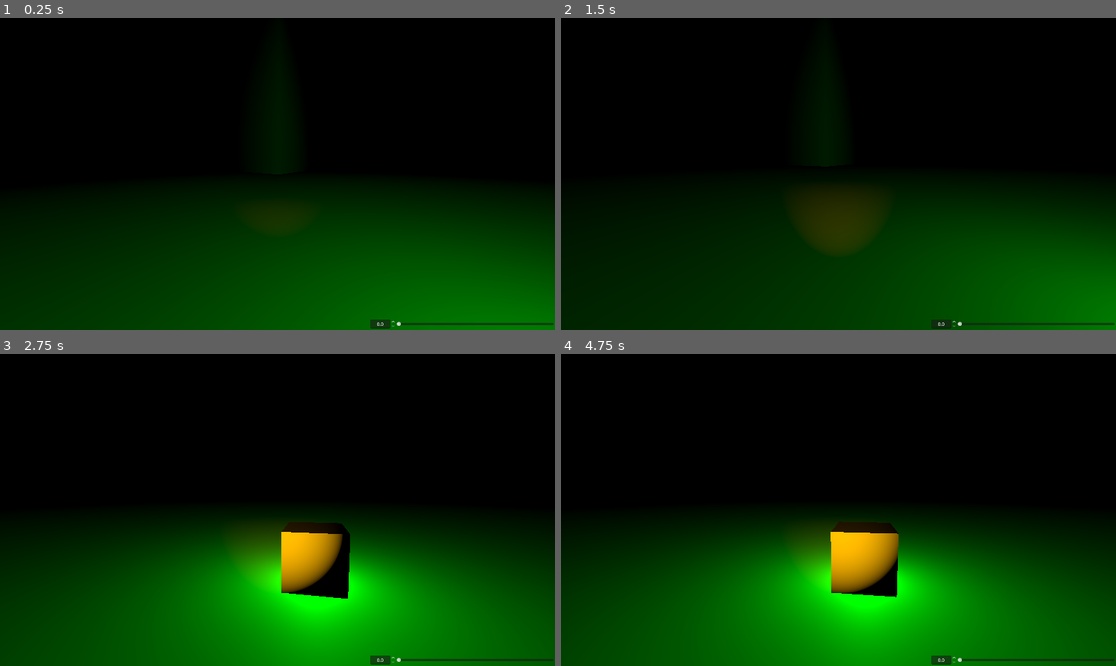
Above: before the commit, frames 1-4 (two rows, left to right).
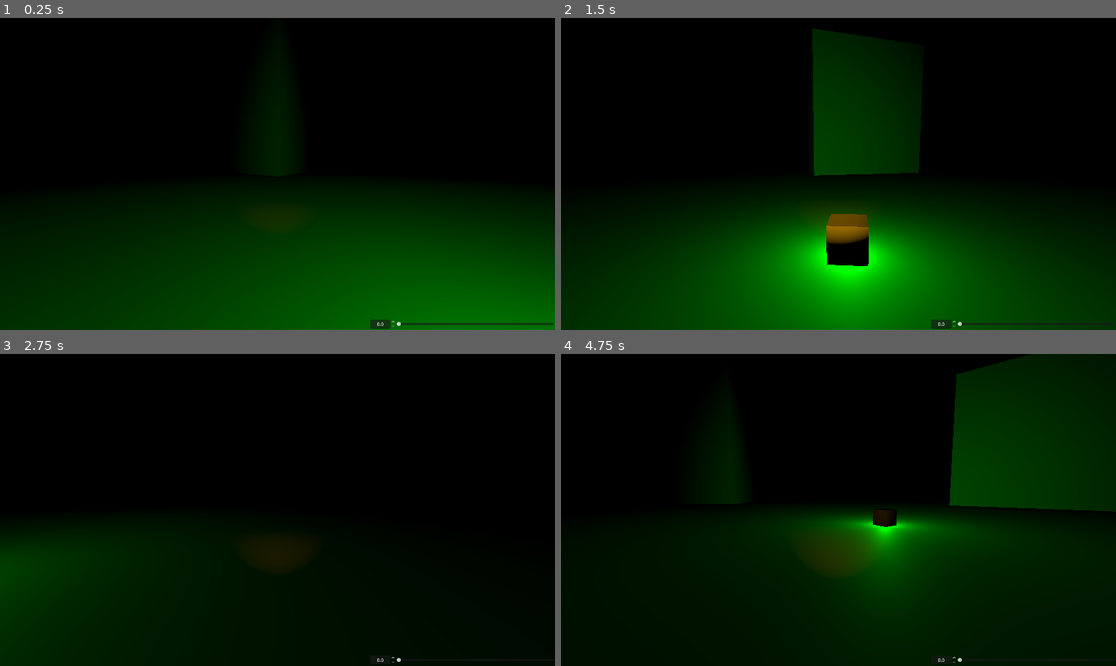
Above: after the commit, the same moments.

Repository: Sammaeliusz/PC-Repo
Game: Godot game, scene res://control.tscn
Same seed, same stepped clock (60 frames per second), same inputs: the game is played once before the commit and once after it.
Inputs:
- Up to frame 1 (0.25 s): no input
- Up to frame 2 (1.5 s): tap Enter at 0.5 s; hold Right (move_right, bound only after the commit) 0.53-1.28 s; hold S (move_backward, bound only after the commit) from 1.28 s (still down)
- Up to frame 3 (2.75 s): release S (move_backward, bound only after the commit) at 2.03 s; hold Right (move_right, bound only after the commit) from 2.03 s (still down)
- Up to frame 4 (4.75 s): release Right (move_right, bound only after the commit) at 2.78 s; hold W (move_forward, bound only after the commit) 2.78-3.53 s; tap Space at 3.5 s; hold Left (move_left, bound only after the commit) from 3.53 s (still down)

The runs differ from the first frame. In frame 1, less than 0.1% of the frame differs, in the area x 48-51%, y 49-51%; in frame 2, 29%; in frame 3, 37%; in frame 4, 53%, in the area x 0-100%, y 0-100%.

Commit message:
KS update

Diff:
--- a/GGUI/krzywe-światy/Controller.gd
+++ b/GGUI/krzywe-światy/Controller.gd
@@ -9,18 +9,7 @@
 const lin_speed : int = 10
 # Called every frame. 'delta' is the elapsed time since the previous frame.
 func _process(_delta: float) -> void:
+	var velocity = Input.get_vector( "move_right", "move_left", "move_backward", "move_forward")
+	angular_velocity = Vector3(0,ang_speed*velocity.x,0)
+	linear_velocity = Vector3(velocity.y*lin_speed*-cos(rotation.y), 0,velocity.y*lin_speed*sin(rotation.y))
 	pass
-func _unhandled_input(event)->void:
-	if event is InputEventKey:
-		if event.pressed:
-			print(rotation)
-			if event.keycode == KEY_RIGHT:
-				angular_velocity = Vector3(0,-1*ang_speed,0)
-			elif(event.keycode == KEY_LEFT):
-				angular_velocity = Vector3(0,ang_speed,0)
-			elif(event.keycode == KEY_UP):
-				linear_velocity = Vector3(lin_speed*-cos(rotation.y), 0,lin_speed*sin(rotation.y))
-			elif(event.keycode == KEY_DOWN):
-				linear_velocity = Vector3(lin_speed*cos(rotation.y), 0,lin_speed*-sin(rotation.y))
-		else:
-			angular_velocity = Vector3(0,0,0)
--- a/GGUI/krzywe-światy/Prefabs/Building/budynek.tscn
+++ b/GGUI/krzywe-światy/Prefabs/Building/budynek.tscn
@@ -2,23 +2,7 @@
 
 [ext_resource type="Script" uid="uid://crfi5dpqdl87p" path="res://Prefabs/Resizer.gd" id="1_pquve"]
 
-[sub_resource type="Gradient" id="Gradient_c8jhs"]
-interpolation_mode = 2
-offsets = PackedFloat32Array(0, 0.8191882, 1)
-colors = PackedColorArray(0, 0, 0, 1, 0.9629789, 0.9629789, 0.9629789, 1, 1, 1, 1, 1)
-
-[sub_resource type="GradientTexture2D" id="GradientTexture2D_2d2cx"]
-gradient = SubResource("Gradient_c8jhs")
-fill_from = Vector2(0.3931624, 0.88461536)
-fill_to = Vector2(0.93162394, 0.13247864)
-
-[sub_resource type="StandardMaterial3D" id="StandardMaterial3D_xsuxa"]
-blend_mode = 1
-albedo_color = Color(0, 0.5058824, 0.80784315, 1)
-albedo_texture = SubResource("GradientTexture2D_2d2cx")
-
 [sub_resource type="BoxMesh" id="BoxMesh_gcxk6"]
-material = SubResource("StandardMaterial3D_xsuxa")
 
 [sub_resource type="BoxShape3D" id="BoxShape3D_v2sh2"]
 
--- a/GGUI/krzywe-światy/control.tscn
+++ b/GGUI/krzywe-światy/control.tscn
@@ -33,7 +33,12 @@
 
 [node name="Node3D" type="Node3D" unique_id=689650400]
 
-[node name="Budynek" parent="." unique_id=2131609820 instance=ExtResource("1_ee4bf")]
+[node name="Budynek2" parent="." unique_id=2131609820 instance=ExtResource("1_ee4bf")]
+transform = Transform3D(0.3157482, 0, -0.948843, 0, 1, 0, 0.948843, 0, 0.3157482, 0, 2.2694988, -29.309666)
+metadata/Scale = 15.0
+metadata/Height = 2
+
+[node name="Budynek" parent="." unique_id=1640971299 instance=ExtResource("1_ee4bf")]
 transform = Transform3D(0.8110944, 0, -0.5849153, 0, 1, 0, 0.5849153, 0, 0.8110944, -33.04, 0.5, 4.43)
 metadata/Scale = 10.0
 metadata/Height = 5
--- a/GGUI/krzywe-światy/project.godot
+++ b/GGUI/krzywe-światy/project.godot
@@ -65,6 +65,37 @@
 window/size/viewport_width=1920
 window/size/viewport_height=1080
 
+[input]
+
+move_left={
+"deadzone": 0.2,
+"events": [Object(InputEventKey,"resource_local_to_scene":false,"resource_name":"","device":16,"window_id":0,"alt_pressed":false,"shift_pressed":false,"ctrl_pressed":false,"meta_pressed":false,"pressed":false,"keycode":0,"physical_keycode":4194319,"key_label":0,"unicode":0,"location":0,"echo":false,"script":null)
+, Object(InputEventKey,"resource_local_to_scene":false,"resource_name":"","device":-1,"window_id":0,"alt_pressed":false,"shift_pressed":false,"ctrl_pressed":false,"meta_pressed":false,"pressed":false,"keycode":0,"physical_keycode":65,"key_label":0,"unicode":97,"location":0,"echo":false,"script":null)
+, Object(InputEventJoypadMotion,"resource_local_to_scene":false,"resource_name":"","device":-1,"axis":0,"axis_value":-1.0,"script":null)
+]
+}
+move_right={
+"deadzone": 0.2,
+"events": [Object(InputEventKey,"resource_local_to_scene":false,"resource_name":"","device":-1,"window_id":0,"alt_pressed":false,"shift_pressed":false,"ctrl_pressed":false,"meta_pressed":false,"pressed":false,"keycode":0,"physical_keycode":4194321,"key_label":0,"unicode":0,"location":0,"echo":false,"script":null)
+, Object(InputEventKey,"resource_local_to_scene":false,"resource_name":"","device":-1,"window_id":0,"alt_pressed":false,"shift_pressed":false,"ctrl_pressed":false,"meta_pressed":false,"pressed":false,"keycode":0,"physical_keycode":68,"key_label":0,"unicode":100,"location":0,"echo":false,"script":null)
+, Object(InputEventJoypadMotion,"resource_local_to_scene":false,"resource_name":"","device":-1,"axis":0,"axis_value":1.0,"script":null)
+]
+}
+move_forward={
+"deadzone": 0.2,
+"events": [Object(InputEventKey,"resource_local_to_scene":false,"resource_name":"","device":-1,"window_id":0,"alt_pressed":false,"shift_pressed":false,"ctrl_pressed":false,"meta_pressed":false,"pressed":false,"keycode":0,"physical_keycode":87,"key_label":0,"unicode":119,"location":0,"echo":false,"script":null)
+, Object(InputEventKey,"resource_local_to_scene":false,"resource_name":"","device":-1,"window_id":0,"alt_pressed":false,"shift_pressed":false,"ctrl_pressed":false,"meta_pressed":false,"pressed":false,"keycode":0,"physical_keycode":4194320,"key_label":0,"unicode":0,"location":0,"echo":false,"script":null)
+, Object(InputEventJoypadMotion,"resource_local_to_scene":false,"resource_name":"","device":-1,"axis":1,"axis_value":-1.0,"script":null)
+]
+}
+move_backward={
+"deadzone": 0.2,
+"events": [Object(InputEventKey,"resource_local_to_scene":false,"resource_name":"","device":-1,"window_id":0,"alt_pressed":false,"shift_pressed":false,"ctrl_pressed":false,"meta_pressed":false,"pressed":false,"keycode":0,"physical_keycode":83,"key_label":0,"unicode":115,"location":0,"echo":false,"script":null)
+, Object(InputEventKey,"resource_local_to_scene":false,"resource_name":"","device":-1,"window_id":0,"alt_pressed":false,"shift_pressed":false,"ctrl_pressed":false,"meta_pressed":false,"pressed":false,"keycode":0,"physical_keycode":4194322,"key_label":0,"unicode":0,"location":0,"echo":false,"script":null)
+, Object(InputEventJoypadMotion,"resource_local_to_scene":false,"resource_name":"","device":-1,"axis":1,"axis_value":1.0,"script":null)
+]
+}
+
 [physics]
 
 3d/run_on_separate_thread=true
